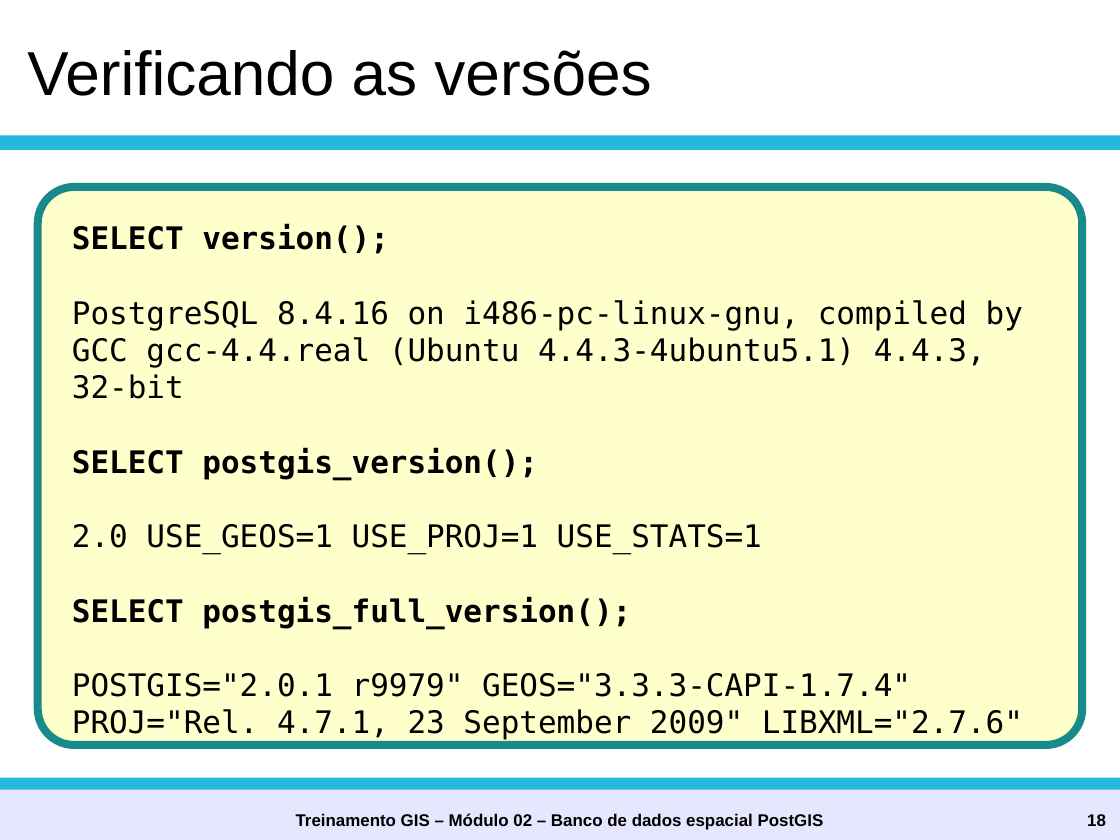
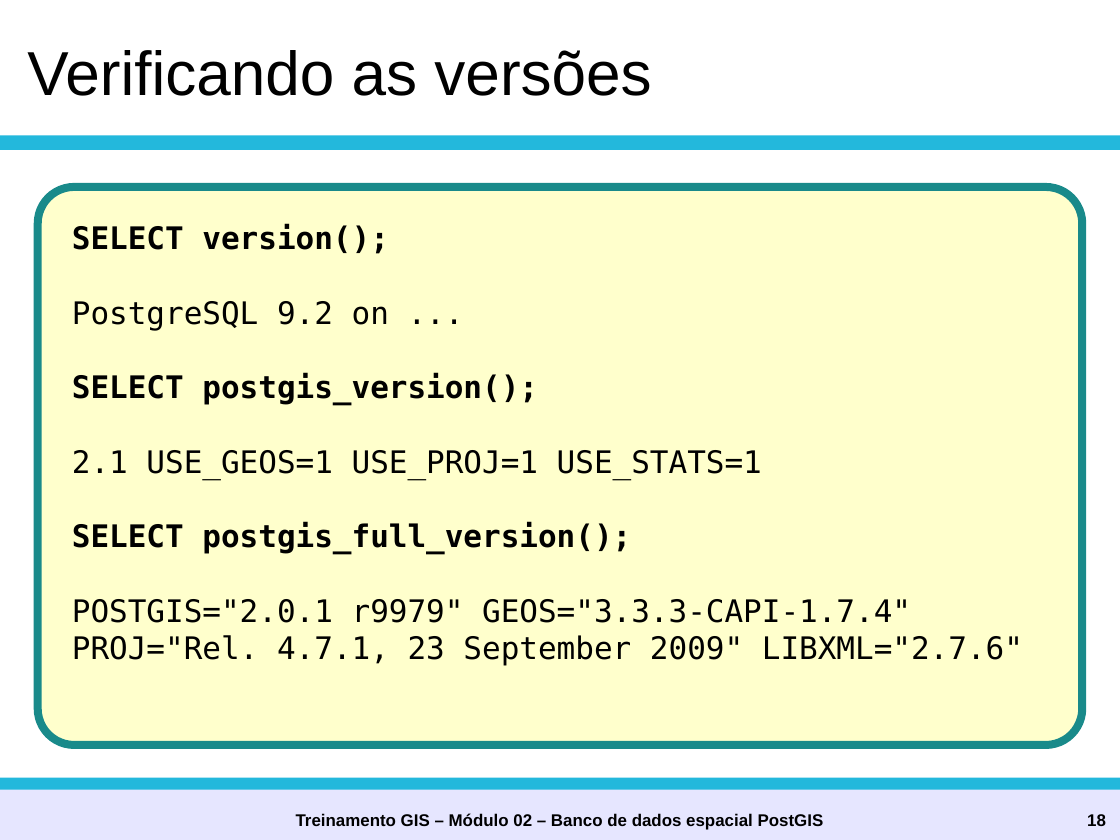
Before and after one commit to coelhotopetudo/postgis, a slide deck: slide 18 of oficina/ftsl2013/apresentacao-PostGIS-ftsl2013.odp. Drawn at 1120x840 pixels with LibreOffice and Linux fonts; fonts in the diff are those of the drawing; background and template pictures are left out. Boxes give left, top, right and bottom in pixels: in the first picture for what was removed or moved away, otherwise in the second. Text is boxed around its words. In the diff, an @@ line names an element or a change of style, - is before the commit and + after.

Commit message:
Diretórios apontando para a versão correta do postgres no debian.

```diff
--- a/oficina/ftsl2013/apresentacao-PostGIS-ftsl2013.odp
+++ b/oficina/ftsl2013/apresentacao-PostGIS-ftsl2013.odp
@@ text at (72,301,389,330): text changed @@
-PostgreSQL 8.4.16 on i486-pc-linux-gnu, compiled by GCC gcc-4.4.real (Ubuntu 4.4.3-4ubuntu5.1) 4.4.3, 32-bit
+PostgreSQL 9.2 on ...
@@ text at (72,450,762,474): text changed @@
-2.0 USE_GEOS=1 USE_PROJ=1 USE_STATS=1
+2.1 USE_GEOS=1 USE_PROJ=1 USE_STATS=1
```
Also in this commit, not shown: 1 other file.
